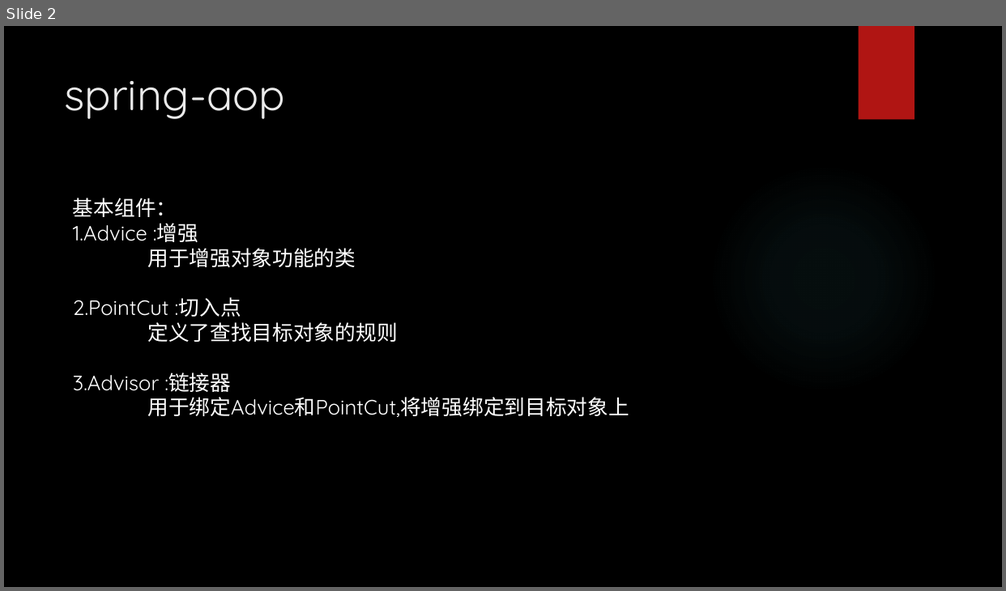
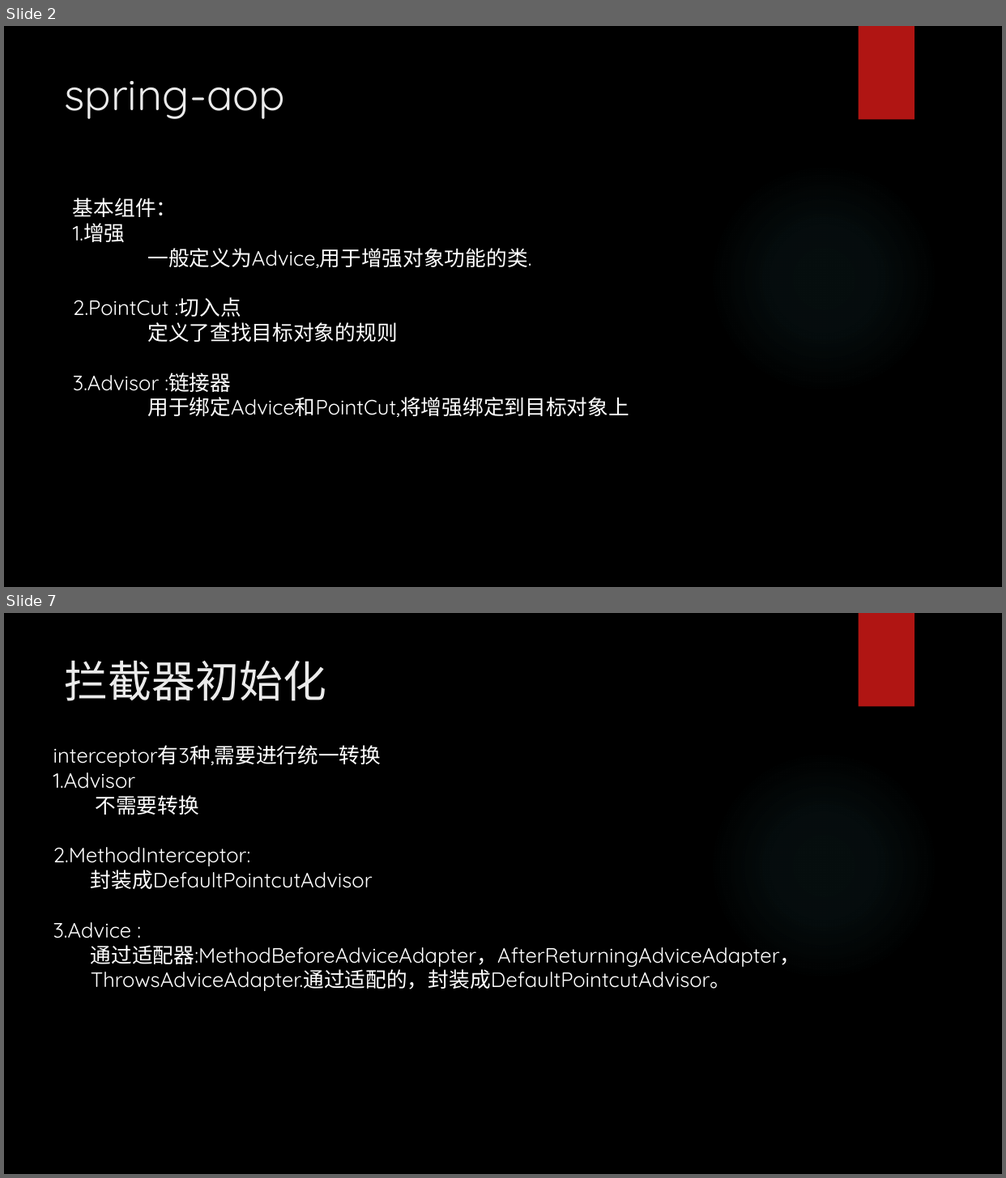
Before and after one commit to liuniudun/doc, a slide deck: Spring-aop.pptx. Shown one above the other, each under a label of ours: slide 2 before the commit, slides 2 and 7 after it; the slides between them are not shown. The pictures are 1006x591 and 1006x1178 pixels, drawn with LibreOffice and Linux fonts; fonts in the diff are those of the drawing; background and template pictures are left out. Boxes give left, top, right and bottom in pixels: in the first picture for what was removed or moved away, otherwise in the second. Text is boxed around its words. In the diff, an @@ line names an element or a change of style, - is before the commit and + after.

```diff
--- a/Spring-aop.pptx
+++ b/Spring-aop.pptx
@@ slide 7 added at (4,613,1002,1174), background picture (left out); not listed: 2 template elements that a slide beside it also shows @@
@@ title added at (65,660,326,701), 42 pt, text #EBEBEB @@
+拦截器初始化
@@ text added at (53,745,801,991), 20 pt, text #FFFFFF @@
+interceptor有3种,需要进行统一转换
+1.Advisor
+不需要转换
+2.MethodInterceptor:
+封装成DefaultPointcutAdvisor
+3.Advice :
+通过适配器:MethodBeforeAdviceAdapter，AfterReturningAdviceAdapter，ThrowsAdviceAdapter.通过适配的，封装成DefaultPointcutAdvisor。
@@ slide 2 changed as well @@
@@ text at (73,223,531,268): text changed @@
-1.Advice :增强
-用于增强对象功能的类
+1.增强
+一般定义为Advice,用于增强对象功能的类.
```
Also in this commit, not shown: 1 other slide changed, 9 other slides added, 1 other file.
